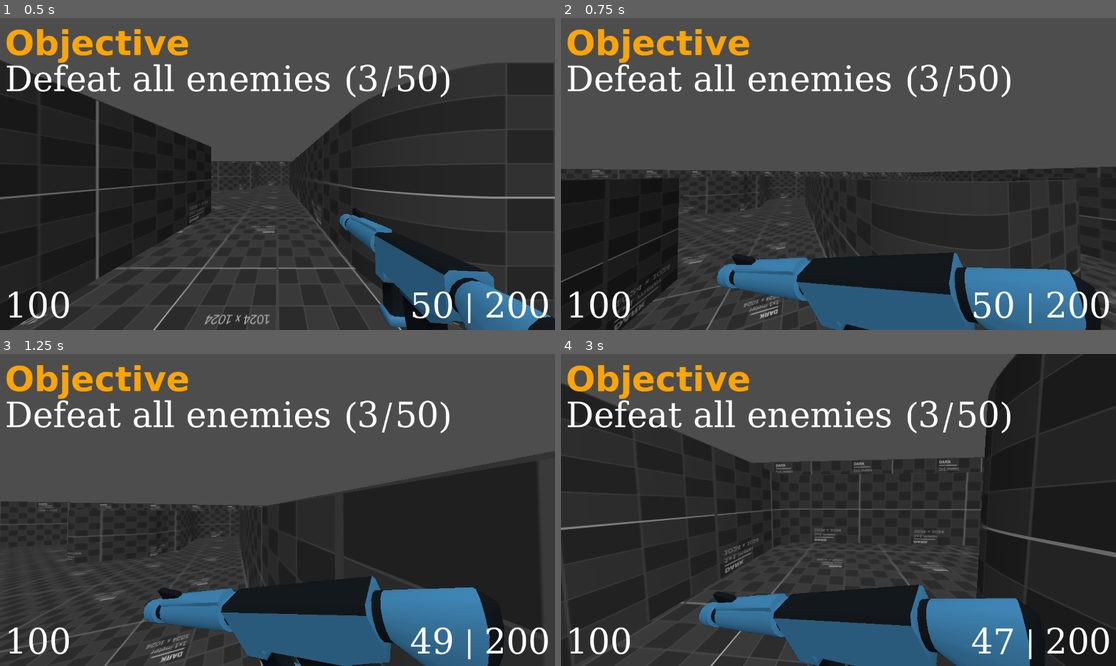
Above: before the commit, frames 1-4 (two rows, left to right).
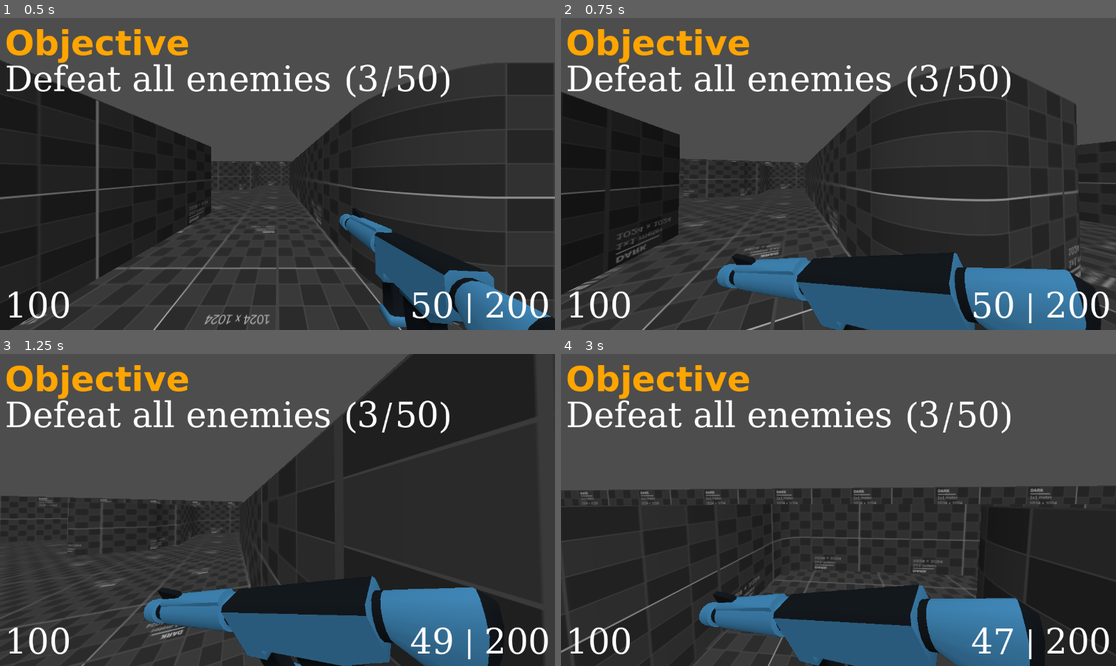
Above: after the commit, the same moments.

Repository: dairycultist/MyTinyGame
Game: Godot game, scene res://world.tscn
Two runs of this game, one before a commit and one after it. Both use one fixed random seed, a clock stepped at 60 frames per second and the inputs below.
Inputs (mouse positions are in pixels of both pictures, inside the frame that each line leads up to):
- Up to frame 1 (0.5 s): no input
- Up to frame 2 (0.75 s): tap Enter (ui_accept) at 0.5 s; move the mouse to (866, 174) at 0.52 s; hold W (walk_up) from 0.53 s (still down); hold Enter (ui_accept) from 0.53 s (still down)
- Up to frame 3 (1.25 s): keep holding W (walk_up); keep holding Enter (ui_accept); tap Space (jump, bound only after the commit) at 0.77, 1.07 s; click (305, 510) at 0.8 s
- Up to frame 4 (3 s): keep holding W (walk_up); move the mouse to (810, 510) at 1.27 s; release Enter (ui_accept) at 1.28 s; click (810, 510) at 1.35 s; tap Space (jump, bound only after the commit) at 1.52, 1.55, 1.82 s; move the mouse to (849, 503) at 2.02 s; hold Space (jump, bound only after the commit) 2.03-2.78 s; click (849, 503) at 2.17 s; tap Enter (ui_accept) at 2.3, 2.85 s; move the mouse to (832, 516) at 2.77 s

Frame 1 is identical in both runs. In frame 2, 21% of the frame differs, in the area x 0-100%, y 15-100%; in frame 3, 16%; in frame 4, 23%, in the area x 0-100%, y 0-100%.

Commit message:
Gun ammo 2

Diff:
--- a/player_controller.gd
+++ b/player_controller.gd
@@ -25,11 +25,16 @@
 
 	if gunshot_cooldown < 0:
 
-		if Input.is_mouse_button_pressed(MOUSE_BUTTON_LEFT):
-			$AudioGunshot.play()
+		if Input.is_action_pressed("fire"):
+
 			gunshot_cooldown = 1.0 / firerate
-			clip_ammo -= 1
-			$GUIBottomRight/AmmoText.text = str(clip_ammo, " | ", reserve_ammo)
+
+			if clip_ammo > 0:
+				$AudioGunshot.play()
+				clip_ammo -= 1
+				$GUIBottomRight/AmmoText.text = str(clip_ammo, " | ", reserve_ammo)
+			else:
+				pass
 
 	else:
 		gunshot_cooldown -= delta
@@ -39,7 +44,7 @@
 	var direction := (transform.basis * Vector3(input_dir.x, 0, input_dir.y)).normalized()
 
 	if is_on_floor():
-		if Input.is_action_pressed("ui_accept"):
+		if Input.is_action_pressed("jump"):
 			velocity.y = 8
 	else:
 		velocity.y -= 30 * delta
--- a/project.godot
+++ b/project.godot
@@ -42,6 +42,21 @@
 "events": [Object(InputEventKey,"resource_local_to_scene":false,"resource_name":"","device":-1,"window_id":0,"alt_press …(195 unchanged characters)…
 ]
 }
+reload={
+"deadzone": 0.2,
+"events": [Object(InputEventKey,"resource_local_to_scene":false,"resource_name":"","device":-1,"window_id":0,"alt_pressed":false,"shift_pressed":false,"ctrl_pressed":false,"meta_pressed":false,"pressed":false,"keycode":0,"physical_keycode":82,"key_label":0,"unicode":114,"location":0,"echo":false,"script":null)
+]
+}
+jump={
+"deadzone": 0.2,
+"events": [Object(InputEventKey,"resource_local_to_scene":false,"resource_name":"","device":-1,"window_id":0,"alt_pressed":false,"shift_pressed":false,"ctrl_pressed":false,"meta_pressed":false,"pressed":false,"keycode":0,"physical_keycode":32,"key_label":0,"unicode":32,"location":0,"echo":false,"script":null)
+]
+}
+fire={
+"deadzone": 0.2,
+"events": [Object(InputEventMouseButton,"resource_local_to_scene":false,"resource_name":"","device":-1,"window_id":0,"alt_pressed":false,"shift_pressed":false,"ctrl_pressed":false,"meta_pressed":false,"button_mask":1,"position":Vector2(672, 24),"global_position":Vector2(691, 120),"factor":1.0,"button_index":1,"canceled":false,"pressed":true,"double_click":false,"script":null)
+]
+}
 
 [rendering]
 
--- a/rifle_animator.gd
+++ b/rifle_animator.gd
@@ -21,7 +21,7 @@
 
 	run_fac = lerp(run_fac, run_amount, delta * 15);
 
-	if Input.is_mouse_button_pressed(MOUSE_BUTTON_LEFT):
+	if Input.is_action_pressed("fire"):
 		run_fac = 0.0
 		shoot_pos_offset.z = RandomNumberGenerator.new().randf_range(0.0, 0.1)
 
--- a/world.tscn
+++ b/world.tscn
@@ -32,7 +32,11 @@
 
 [node name="World" type="Node3D"]
 
-[node name="SubViewportContainer" type="SubViewportContainer" parent="."]
+[node name="Player" type="CharacterBody3D" parent="."]
+transform = Transform3D(1, 0, 0, 0, 1, 0, 0, 0, 1, 0, 0, -1.4803)
+script = ExtResource("1_fj7yv")
+
+[node name="GUIGunOverlay" type="SubViewportContainer" parent="Player"]
 anchors_preset = 15
 anchor_right = 1.0
 anchor_bottom = 1.0
@@ -40,26 +44,22 @@
 grow_vertical = 2
 stretch = true
 
-[node name="SubViewport" type="SubViewport" parent="SubViewportContainer"]
+[node name="GunOverlay" type="SubViewport" parent="Player/GUIGunOverlay"]
 transparent_bg = true
 handle_input_locally = false
 size = Vector2i(1152, 648)
 render_target_update_mode = 4
 
-[node name="Camera3D" type="Camera3D" parent="SubViewportContainer/SubViewport"]
+[node name="Camera3D" type="Camera3D" parent="Player/GUIGunOverlay/GunOverlay"]
 transform = Transform3D(1, 0, 0, 0, 1, 0, 0, 0, 1, 0, 100, 0)
 
-[node name="Rifle" type="MeshInstance3D" parent="SubViewportContainer/SubViewport/Camera3D"]
+[node name="Rifle" type="MeshInstance3D" parent="Player/GUIGunOverlay/GunOverlay/Camera3D"]
 transform = Transform3D(-0.0507616, -0.0462868, -0.0726691, -0.0372851, 0.0878383, -0.0299041, 0.0776729, 0.011915, -0.0618462, -0.638, -0.63, -1.206)
 mesh = ExtResource("2_aqk2v")
-skeleton = NodePath("../../../..")
+skeleton = NodePath("../../../../..")
 surface_material_override/0 = SubResource("ShaderMaterial_036b0")
 surface_material_override/1 = SubResource("ShaderMaterial_dwbse")
 script = ExtResource("6_dwbse")
-
-[node name="Player" type="CharacterBody3D" parent="."]
-transform = Transform3D(1, 0, 0, 0, 1, 0, 0, 0, 1, 0, 0, -1.4803)
-script = ExtResource("1_fj7yv")
 
 [node name="Collider" type="CollisionShape3D" parent="Player"]
 transform = Transform3D(1, 0, 0, 0, 1, 0, 0, 0, 1, 0, 1, 0)
